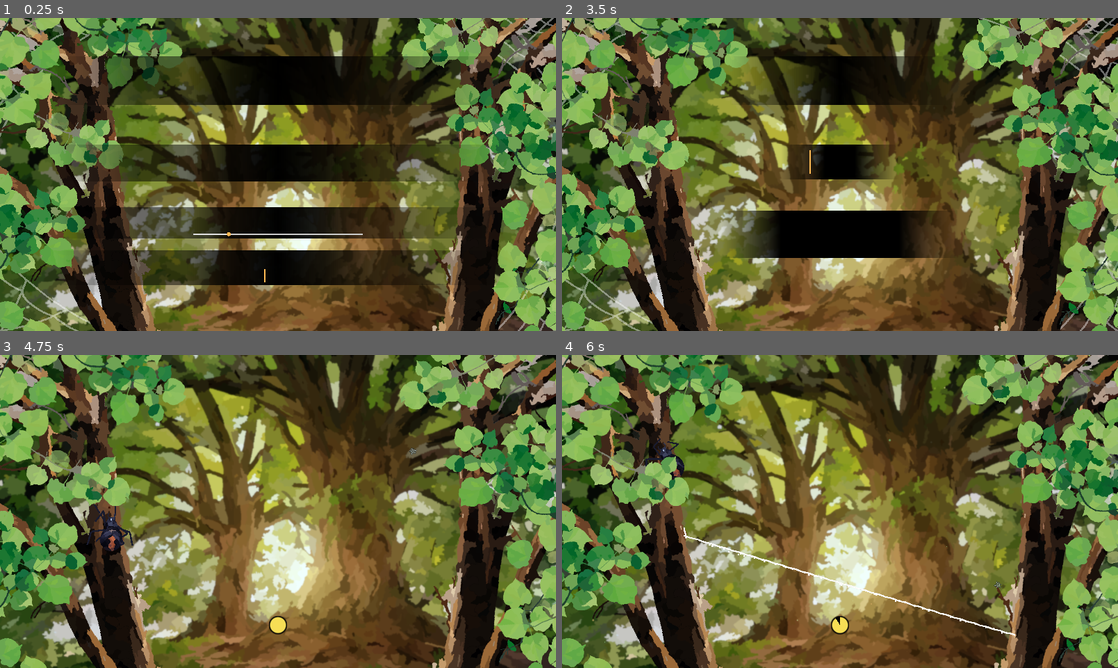
Above: before the commit, frames 1-4 (two rows, left to right).
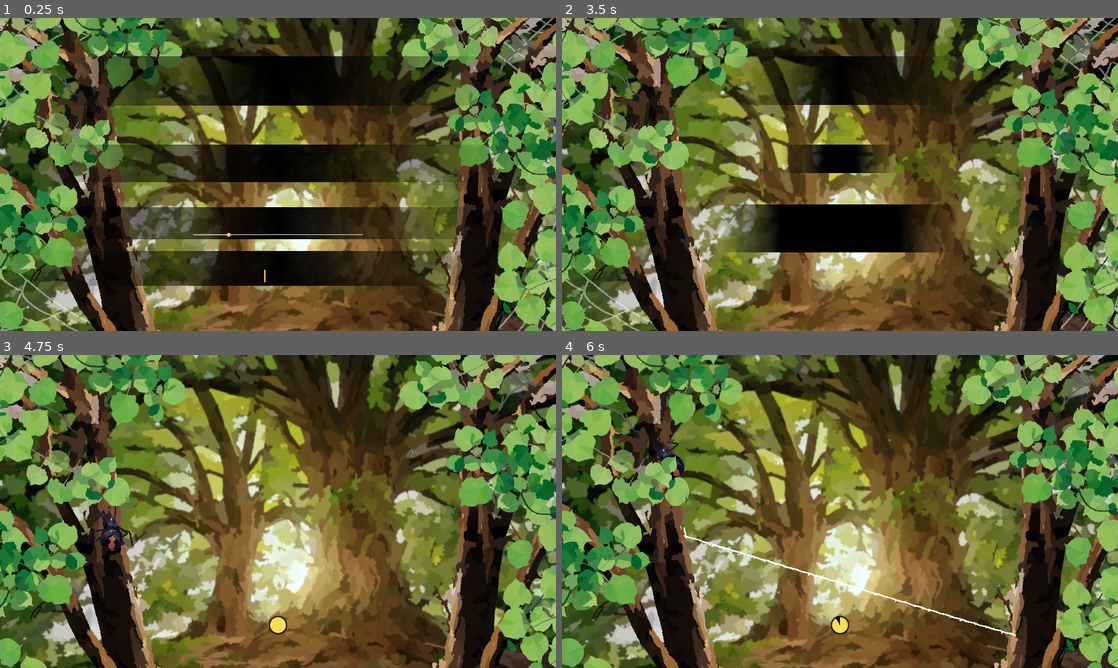
Above: after the commit, the same moments.

Repository: InRe-Dan/ld56
Game: Godot game, scene res://menus/main_menu.tscn
Same seed, same stepped clock (60 frames per second), same inputs: the game is played once before the commit and once after it.
Inputs (mouse positions are in pixels of both pictures, inside the frame that each line leads up to):
- Up to frame 1 (0.25 s): no input
- Up to frame 2 (3.5 s): click "PLAY" at 0.5 s; move the mouse to (962, 158) at 1.27 s; hold D (move_right) 1.28-2.03 s; hold Right mouse button (destroy_web) 1.28-2.03 s; tap Space (jump) at 1.52, 2.27 s; move the mouse to (728, 190) at 2.02 s; hold S (move_down) 2.03-2.78 s; click (728, 190) at 2.1 s; move the mouse to (895, 105) at 2.77 s; hold D (move_right) from 2.78 s (still down); hold Right mouse button (destroy_web) from 2.78 s (still down)
- Up to frame 3 (4.75 s): release D (move_right) at 3.5 s; release Right mouse button (destroy_web) at 3.5 s; click "MENU" at 3.5 s; click "PLAY" at 4.25 s
- Up to frame 4 (6 s): move the mouse to (812, 574) at 5.02 s; hold W (move_up) 5.03-5.78 s; click (812, 574) at 5.1 s; tap Space (jump) at 5.27 s; move the mouse to (1006, 558) at 5.77 s; hold A (move_left) from 5.78 s (still down); hold Right mouse button (destroy_web) from 5.78 s (still down)

The runs differ from the first frame. In frame 1, 0.7% of the frame differs, in the area x 14-85%, y 27-86%; in frame 2, 1.8%, in the area x 30-69%, y 42-77%; in frame 3, less than 0.1%; in frame 4, nothing differs.

Commit message:
Final ui and particle improvements

Diff:
--- a/insects/insect.tscn
+++ b/insects/insect.tscn
@@ -18,8 +18,8 @@
 colors = PackedColorArray(1, 1, 1, 1, 1, 1, 1, 0.339623, 1, 1, 1, 0)
 
 [sub_resource type="Gradient" id="Gradient_npsr0"]
-offsets = PackedFloat32Array(0, 0.493827, 0.746032)
-colors = PackedColorArray(0, 0, 0, 1, 0.33, 0, 0, 1, 0.64, 0.3328, 0.3328, 0)
+offsets = PackedFloat32Array(0.0744337, 0.493827, 0.746032)
+colors = PackedColorArray(0.505785, 0.199227, 0.164994, 0.92549, 0.52013, 0.000597531, 0.000327385, 1, 0.64, 0.3328, 0.3328, 0)
 
 [sub_resource type="GradientTexture2D" id="GradientTexture2D_kfsrl"]
 gradient = SubResource("Gradient_npsr0")
@@ -40,7 +40,8 @@
 
 [node name="SpawnFlourish" type="CPUParticles2D" parent="."]
 emitting = false
-amount = 160
+amount = 100
+lifetime = 0.8
 one_shot = true
 explosiveness = 1.0
 texture = SubResource("GradientTexture2D_svvyp")
@@ -48,6 +49,7 @@
 gravity = Vector2(0, 200)
 initial_velocity_min = 38.67
 initial_velocity_max = 243.09
+color = Color(0.97, 0.84196, 0.6208, 0.666667)
 color_ramp = SubResource("Gradient_bp4ll")
 
 [node name="Sprite2D" type="Sprite2D" parent="."]
@@ -63,18 +65,18 @@
 
 [node name="Blood" type="CPUParticles2D" parent="."]
 emitting = false
-amount = 16
+amount = 32
 one_shot = true
 explosiveness = 1.0
 texture = SubResource("GradientTexture2D_kfsrl")
 emission_shape = 1
-emission_sphere_radius = 8.0
-direction = Vector2(1, -1)
+emission_sphere_radius = 32.0
+direction = Vector2(0, -0.5)
 gravity = Vector2(0, 300)
 initial_velocity_max = 100.0
 angle_min = 39.2
 angle_max = 278.5
-scale_amount_max = 2.0
+scale_amount_min = 0.5
 color_ramp = SubResource("Gradient_ainn8")
 
 [node name="Hurtbox" type="Area2D" parent="."]
--- a/menus/game_over.tscn
+++ b/menus/game_over.tscn
@@ -234,7 +234,7 @@
 anchor_bottom = 1.0
 grow_horizontal = 2
 grow_vertical = 2
-theme_override_colors/font_color = Color(1, 0.732, 0.33, 1)
+theme_override_colors/font_color = Color(0.83977, 0.8055, 0.393436, 1)
 theme_override_fonts/font = ExtResource("11_gyqhu")
 theme_override_font_sizes/font_size = 160
 text = "Game Over"
@@ -245,7 +245,7 @@
 layout_mode = 2
 
 [node name="MenuButton" type="TextureRect" parent="VBoxContainer"]
-custom_minimum_size = Vector2(256, 120)
+custom_minimum_size = Vector2(256, 100)
 layout_mode = 2
 size_flags_horizontal = 4
 texture = SubResource("GradientTexture1D_huigv")
@@ -266,15 +266,16 @@
 size_flags_horizontal = 4
 focus_mode = 0
 mouse_default_cursor_shape = 2
-theme_override_colors/font_hover_color = Color(0.85, 0.835833, 0.8075, 1)
-theme_override_colors/font_pressed_color = Color(1, 1, 1, 1)
-theme_override_colors/font_color = Color(0.7, 0.676667, 0.63, 1)
+theme_override_colors/font_hover_color = Color(1, 0.795964, 0.511522, 1)
+theme_override_colors/font_pressed_color = Color(0.9, 0.6768, 0.342, 1)
+theme_override_colors/font_color = Color(0.999999, 0.755171, 0.398143, 1)
 theme_override_fonts/font = ExtResource("11_gyqhu")
 theme_override_font_sizes/font_size = 52
 theme_override_styles/hover = SubResource("StyleBoxLine_syjvi")
 theme_override_styles/pressed = SubResource("StyleBoxLine_yuu4k")
 theme_override_styles/normal = SubResource("StyleBoxLine_kdcgq")
 text = "MENU"
+flat = true
 
 [node name="Spacer3" type="Control" parent="VBoxContainer"]
 custom_minimum_size = Vector2(0, 100)
--- a/menus/main_menu.tscn
+++ b/menus/main_menu.tscn
@@ -95,6 +95,15 @@
 gradient = SubResource("Gradient_23x0y")
 width = 512
 
+[sub_resource type="FontVariation" id="FontVariation_v375e"]
+base_font = ExtResource("11_4erei")
+variation_embolden = -0.19
+spacing_glyph = -4
+
+[sub_resource type="FontVariation" id="FontVariation_uxy5u"]
+base_font = ExtResource("11_4erei")
+variation_embolden = 0.36
+
 [sub_resource type="StyleBoxLine" id="StyleBoxLine_syjvi"]
 content_margin_left = 20.0
 content_margin_top = 4.0
@@ -173,7 +182,7 @@
 content_margin_right = 20.0
 content_margin_bottom = 4.0
 color = Color(1, 0.86, 0.65, 1)
-thickness = 10
+thickness = 8
 vertical = true
 
 [sub_resource type="StyleBoxLine" id="StyleBoxLine_i61ni"]
@@ -269,7 +278,7 @@
 layout_mode = 2
 
 [node name="Title" type="TextureRect" parent="VBoxContainer"]
-custom_minimum_size = Vector2(0, 168)
+custom_minimum_size = Vector2(0, 170)
 layout_mode = 2
 texture = SubResource("GradientTexture1D_wu63y")
 
@@ -278,17 +287,14 @@
 anchors_preset = 15
 anchor_right = 1.0
 anchor_bottom = 1.0
-offset_top = -30.0
-offset_bottom = 23.0
-grow_horizontal = 2
-grow_vertical = 2
-theme_override_colors/font_color = Color(0.734053, 0.75768, 0.433527, 1)
+offset_top = -41.0
+offset_bottom = 37.0
+grow_horizontal = 2
+grow_vertical = 2
+theme_override_colors/font_color = Color(0.83977, 0.8055, 0.393436, 1)
 theme_override_colors/font_outline_color = Color(0.682129, 0.516149, 0.119649, 1)
-theme_override_constants/shadow_offset_x = 0
-theme_override_constants/outline_size = 0
-theme_override_constants/shadow_outline_size = 20
-theme_override_fonts/font = ExtResource("11_4erei")
-theme_override_font_sizes/font_size = 172
+theme_override_fonts/font = SubResource("FontVariation_v375e")
+theme_override_font_sizes/font_size = 180
 text = "Weaver"
 horizontal_alignment = 1
 
@@ -317,10 +323,10 @@
 size_flags_horizontal = 4
 focus_mode = 0
 mouse_default_cursor_shape = 2
-theme_override_colors/font_hover_color = Color(1, 0.852115, 0.652964, 1)
-theme_override_colors/font_pressed_color = Color(0.999999, 0.743252, 0.361661, 1)
-theme_override_colors/font_color = Color(0.999999, 0.772822, 0.448921, 1)
-theme_override_fonts/font = ExtResource("11_4erei")
+theme_override_colors/font_hover_color = Color(1, 0.795964, 0.511522, 1)
+theme_override_colors/font_pressed_color = Color(0.9, 0.6768, 0.342, 1)
+theme_override_colors/font_color = Color(0.999999, 0.755171, 0.398143, 1)
+theme_override_fonts/font = SubResource("FontVariation_uxy5u")
 theme_override_font_sizes/font_size = 72
 theme_override_styles/hover = SubResource("StyleBoxLine_syjvi")
 theme_override_styles/pressed = SubResource("StyleBoxLine_yuu4k")
--- a/project.godot
+++ b/project.godot
@@ -10,10 +10,10 @@
 
 [application]
 
-config/name="LD56"
+config/name="Weaber"
 run/main_scene="res://menus/main_menu.tscn"
 config/features=PackedStringArray("4.3", "GL Compatibility")
-config/icon="res://icon.svg"
+config/icon="res://assets/spider/image.png"
 
 [autoload]
 
Binary file removed: assets/fonts/JollyLodger-Regular.ttf
Not shown, removed: assets/fonts/JollyLodger-Regular.ttf.import
Binary file added: assets/spider/image.png
Not shown, added: assets/spider/image.png.import
Not shown: 1 places in menus/main_menu.tscn that only renumber resources
Binary file removed: resources/theme/fonts/Bore Blasters 16.ttf
Not shown, removed: resources/theme/fonts/Bore Blasters 16.ttf.import
Binary file removed: resources/theme/fonts/Bore Blasters 21.ttf
Not shown, removed: resources/theme/fonts/Bore Blasters 21.ttf.import
Binary file removed: resources/theme/fonts/Bore Blasters All Caps 16.ttf
Not shown, removed: resources/theme/fonts/Bore Blasters All Caps 16.ttf.import
Binary file removed: resources/theme/fonts/Bore Blasters All Caps 21.ttf
(and 65 more such lines)
